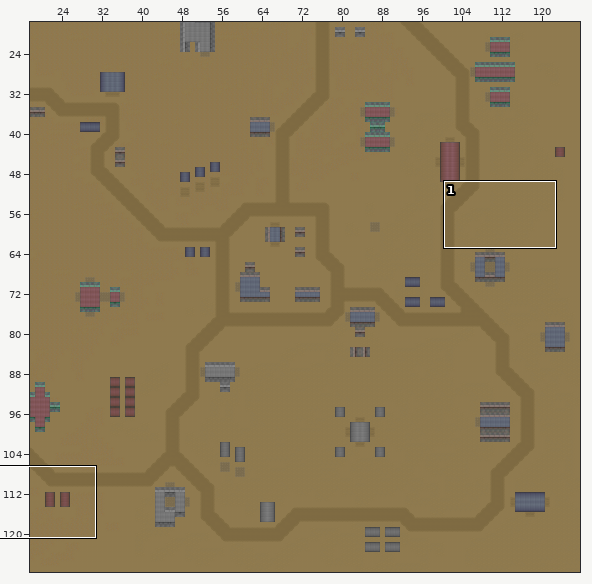
One commit to this Tiled map: map/map.tmx. Above, an overview of the earlier version with the close-up marked.
Close-up. As it was:
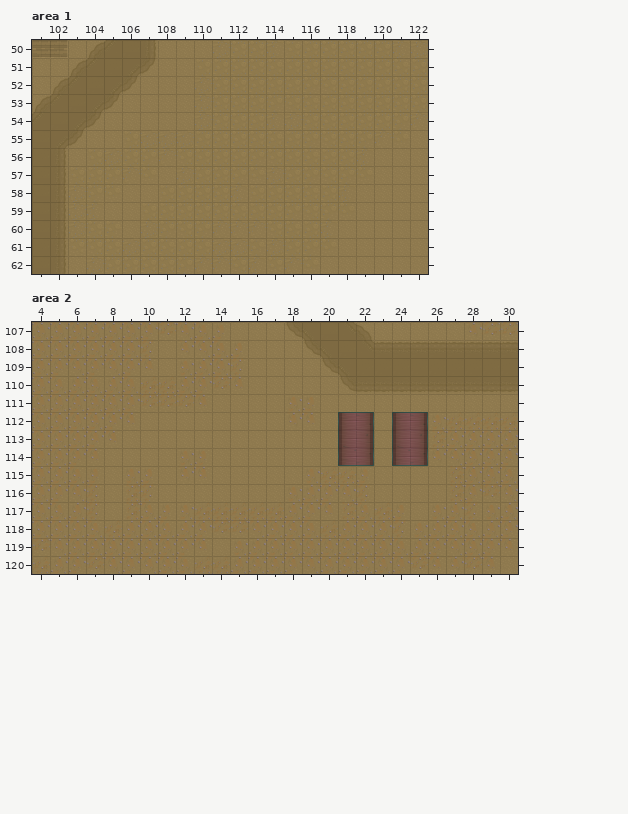
Cells are 64x64 px. Shown: area 1 x 101..122, y 50..62; area 2 x 4..30, y 107..120. The commit also changed other parts of the map, which this record leaves out.
After the commit:
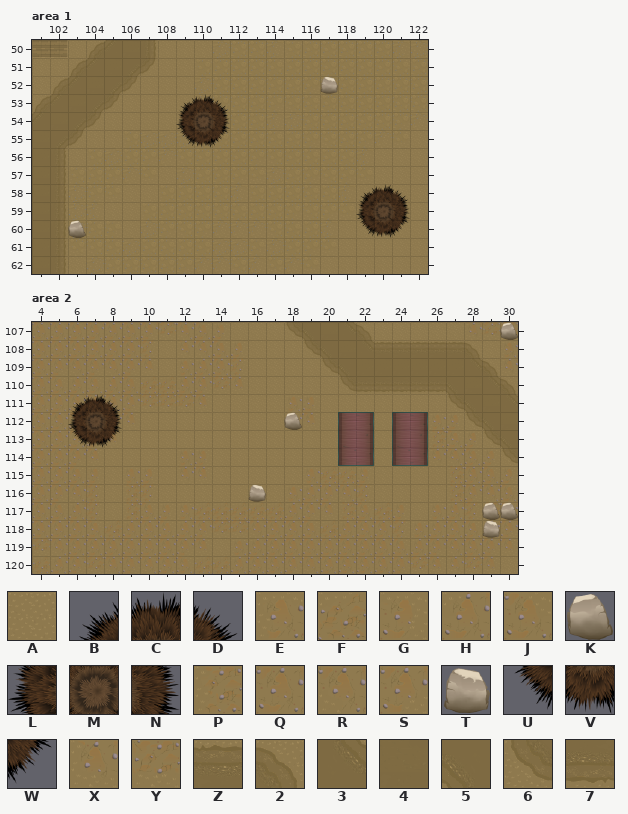
Key: from "tileset": A 0, B 6, C 7, D 8, E 15, F 16, G 17, H 18, J 19, K 20, L 21, M 22, N 23, P 30, Q 31, R 33, S 34, T 35, U 36, V 37, W 38, X 45, Y 46, Z 106, 2 107, 3 109, 4 121, 5 123, 6 135, 7 136.
_ is an empty cell.
Tiles replaced or removed in this view: 4, 7, A, E, F, H, Q, R, S, Y, Z.
From old to new:
Changed rows in their new state; . is an unchanged cell.
Layer "walls", area 1:
first column x 117:
52 T
first column x 103:
60 K
Layer "trees", area 1:
first column x 109:
53 BCD..........
54 LMN..........
55 UVW..........
58 ..........BCD
59 ..........LMN
60 ..........UVW
Layer "floor", area 2:
first column x 27:
108 .2AE
109 ..2X
110 ...2
111 6543
112 G654
113 JG65
114 .JG6
115 ..J.
116 ..RJ
117 ..PQ
Layer "walls", area 2:
first column x 30:
107 K
first column x 18:
112 K
first column x 16:
116 T..............
117 .............KK
118 .............T.
Layer "trees", area 2:
first column x 6:
111 BCD
112 LMN
113 UVW
